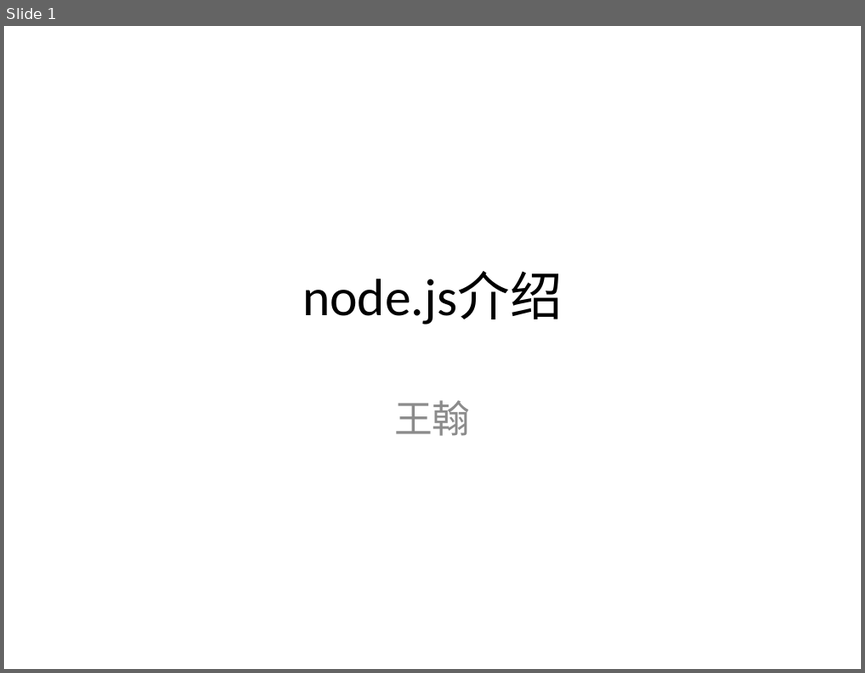
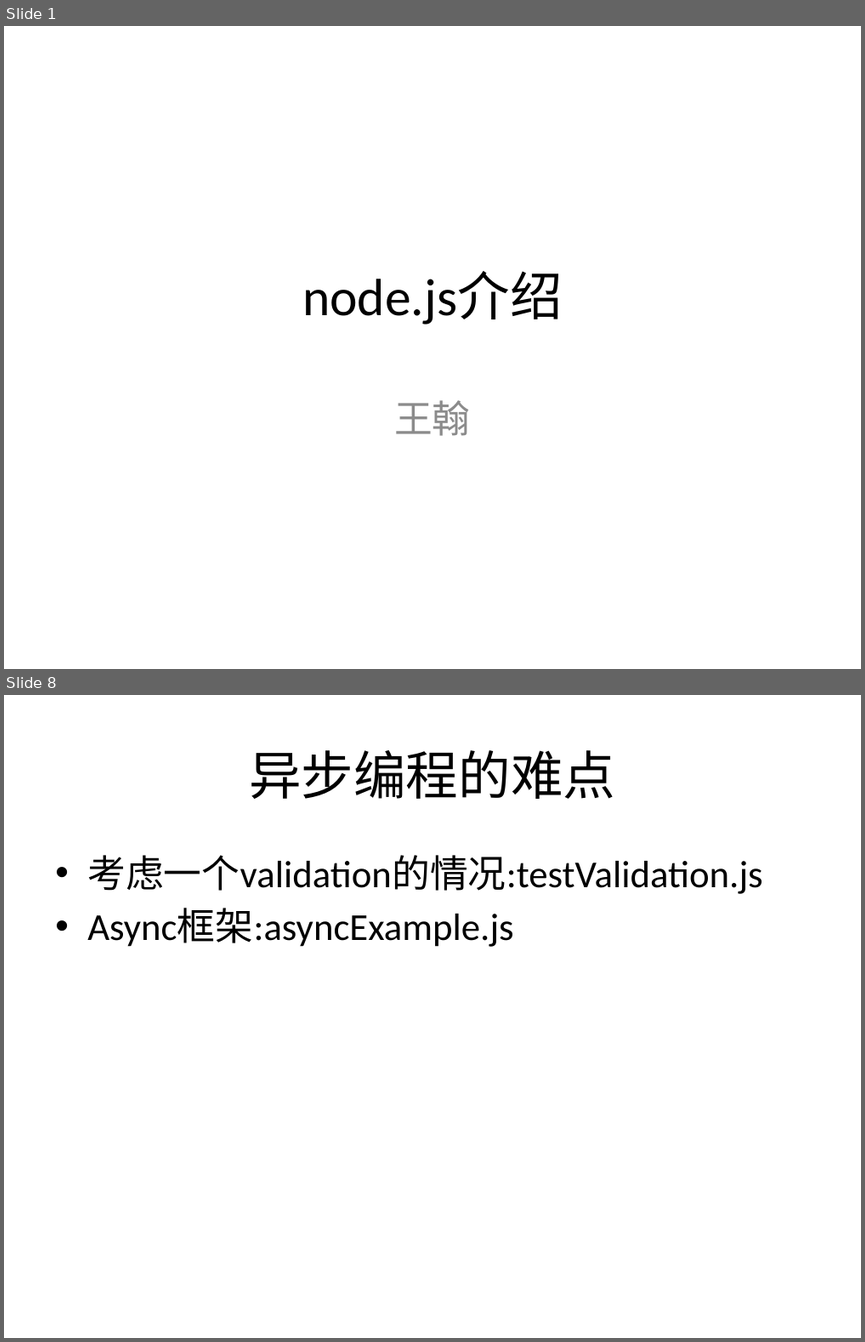
Before and after one commit to JamCode/nodePresentation, a slide deck: 演示文稿2.pptx. Shown one above the other, each under a label of ours: slide 1 before the commit, slides 1 and 8 after it; the slides between them are not shown. The pictures are 865x673 and 865x1342 pixels, drawn with LibreOffice and Linux fonts; fonts in the diff are those of the drawing. Boxes give left, top, right and bottom in pixels: in the first picture for what was removed or moved away, otherwise in the second. Text is boxed around its words. In the diff, an @@ line names an element or a change of style, - is before the commit and + after.

```diff
--- a/演示文稿2.pptx
+++ b/演示文稿2.pptx
@@ slide 8 added at <box>4,695,861,1338</box>, background #FFFFFF @@
@@ title added at <box>249,750,615,799</box>, 44 pt, text #000000 @@
+异步编程的难点
@@ text added at <box>87,855,762,947</box>, 32 pt, text #000000 @@
+• 考虑一个validation的情况:testValidation.js
+• Async框架:asyncExample.js
```
Also in this commit, not shown: 1 slide changed, 12 other slides added, 25 other files.
